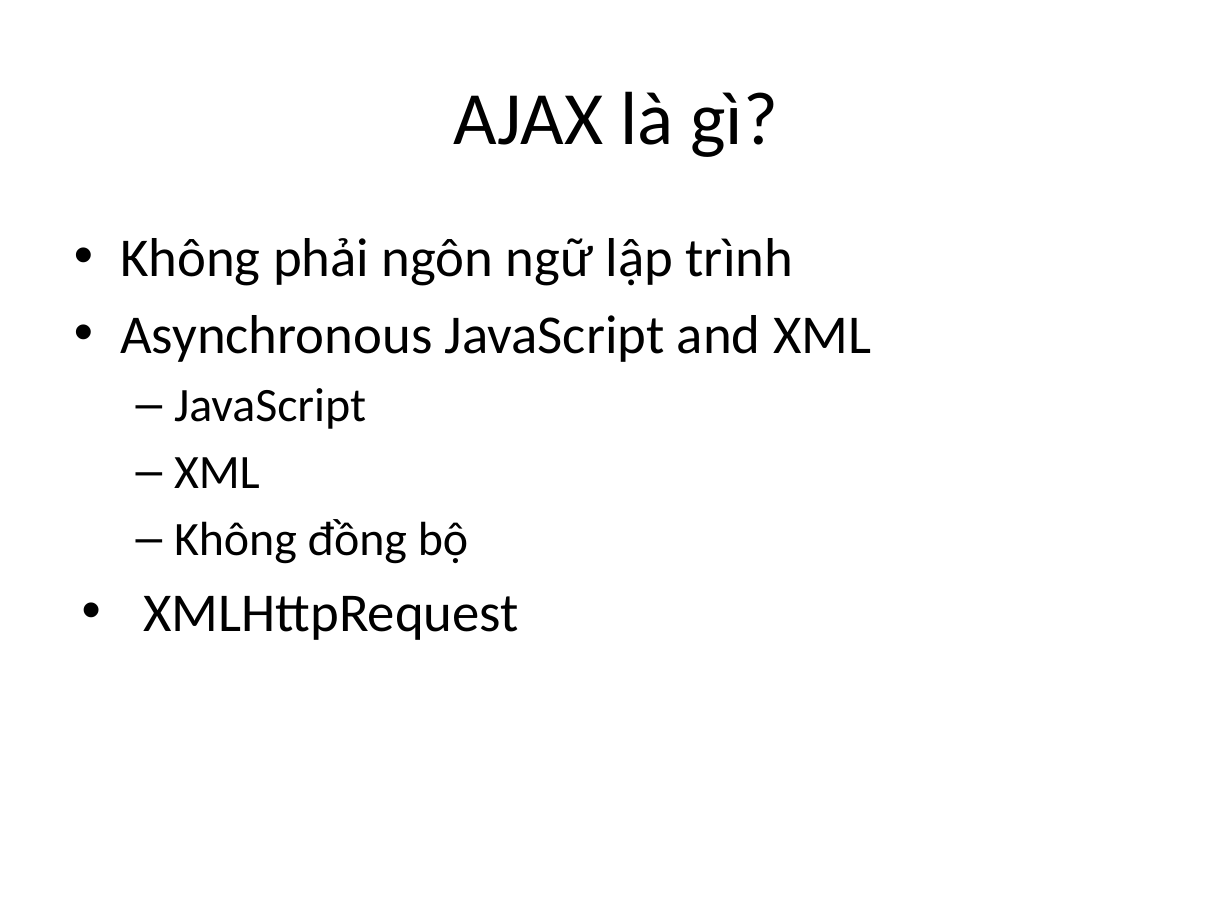
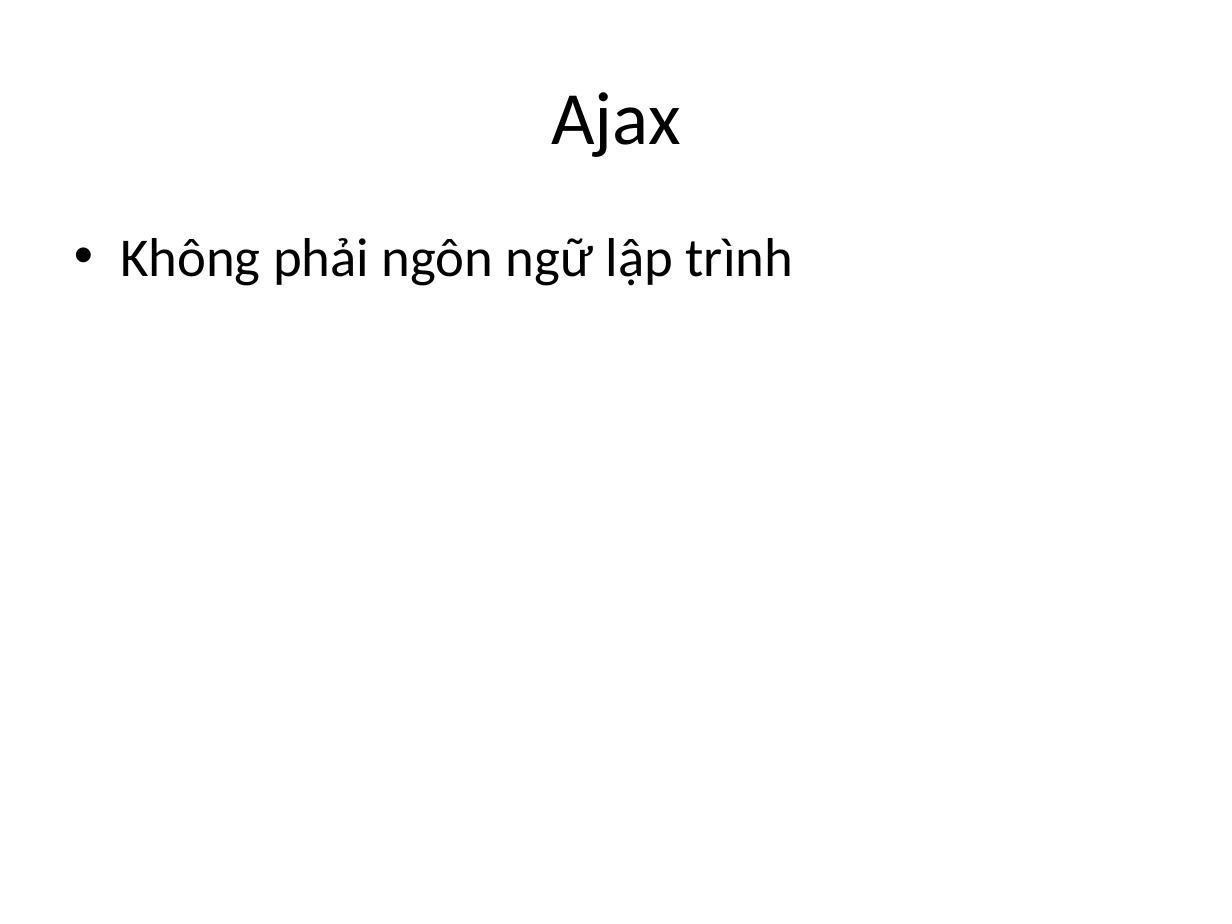
Before and after one commit to youngdeveloperVN/Laravel, a slide deck: slide 2 of youngdeveloper/backup/t3p tmp/3.JavaScript-jQuery-Ajax/ajax.pptx (slide 4 before the commit). Drawn at 1232x924 pixels with LibreOffice and Linux fonts; fonts in the diff are those of the drawing. Boxes give left, top, right and bottom in pixels: in the first picture for what was removed or moved away, otherwise in the second. Text is boxed around its words. In the diff, an @@ line names an element or a change of style, - is before the commit and + after.

Commit message:
update slide ajax

```diff
--- a/youngdeveloper/backup/t3p tmp/3.JavaScript-jQuery-Ajax/ajax.pptx
+++ b/youngdeveloper/backup/t3p tmp/3.JavaScript-jQuery-Ajax/ajax.pptx
@@ title at box(551, 92, 680, 157): text changed @@
-AJAX là gì?
+Ajax
@@ text at box(120, 315, 871, 640): paragraphs removed @@
-• Asynchronous JavaScript and XML
-  – JavaScript
-  – XML
-  – Không đồng bộ
-• XMLHttpRequest
```
Also in this commit, not shown: 1 slide added, 5 slides removed.
